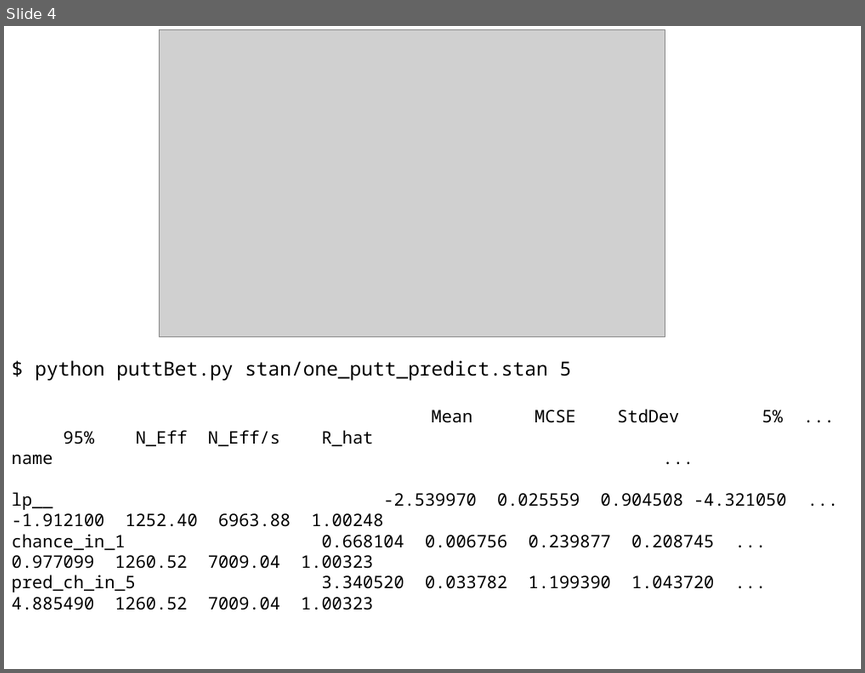
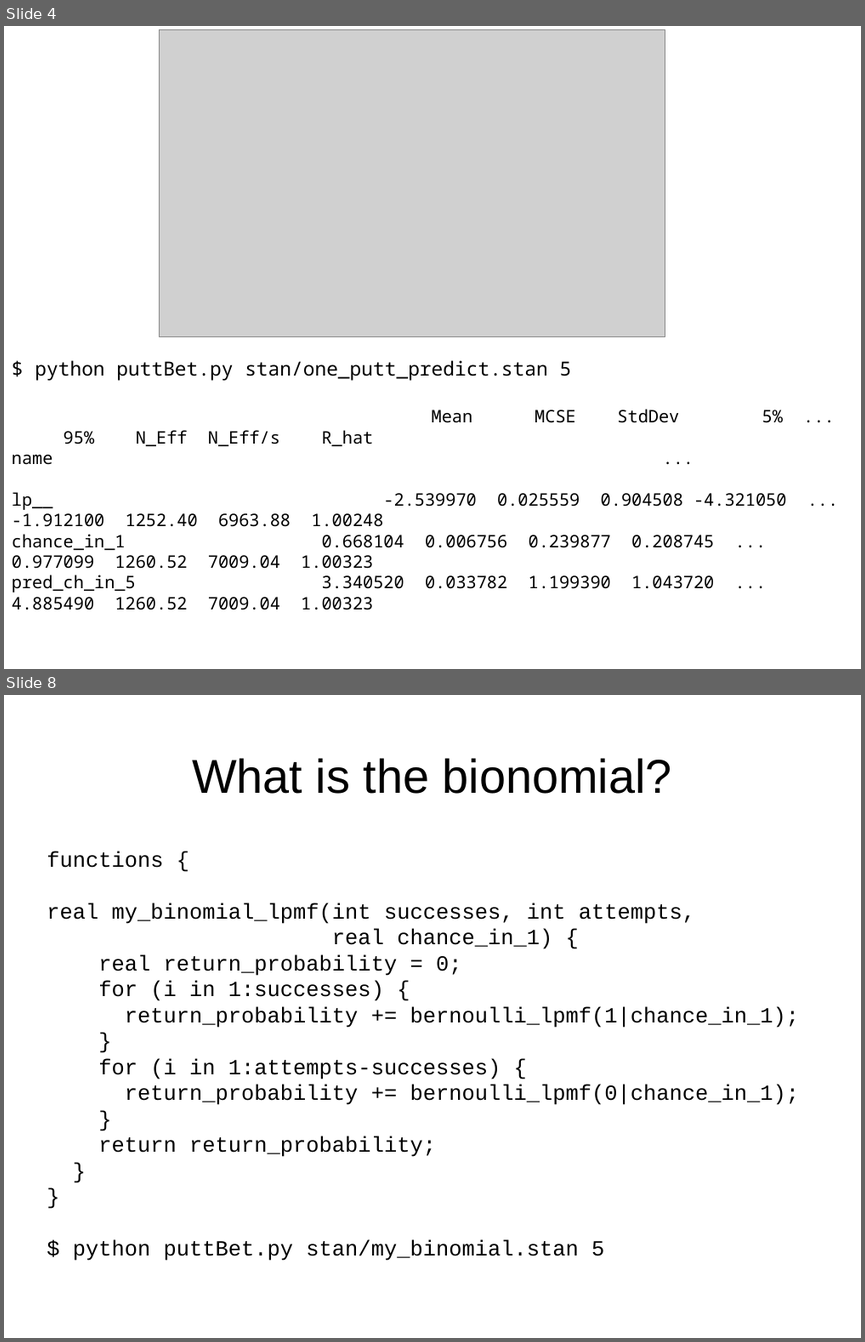
Before and after one commit to breckbaldwin/StanIsThePlanDist, a slide deck: slides/StanIsThePlanPyData2.odp. Shown one above the other, each under a label of ours: slide 4 before the commit, slides 4 and 8 after it; the slides between them are not shown. The pictures are 865x673 and 865x1342 pixels, drawn with LibreOffice and Linux fonts; fonts in the diff are those of the drawing; grey boxes stand for pictures. Boxes give left, top, right and bottom in pixels: in the first picture for what was removed or moved away, otherwise in the second. Text is boxed around its words. In the diff, an @@ line names an element or a change of style, - is before the commit and + after.

```diff
--- a/slides/StanIsThePlanPyData2.odp
+++ b/slides/StanIsThePlanPyData2.odp
@@ slide 8 added at [4,695,861,1338], background #FFFFFF @@
@@ title added at [192,758,672,794], 44 pt, text #000000 @@
+What is the bionomial?
@@ text added at [46,851,800,1260], 20 pt, text #000000 @@
+functions {
+real my_binomial_lpmf(int successes, int attempts,
+real chance_in_1) {
+real return_probability = 0;
+for (i in 1:successes) {
+return_probability += bernoulli_lpmf(1|chance_in_1);
+}
+for (i in 1:attempts-successes) {
+return_probability += bernoulli_lpmf(0|chance_in_1);
+}
+return return_probability;
+}
+}
+$ python puttBet.py stan/my_binomial.stan 5
```
Also in this commit, not shown: 17 other slides added, 1 slide removed, 6 other files.
